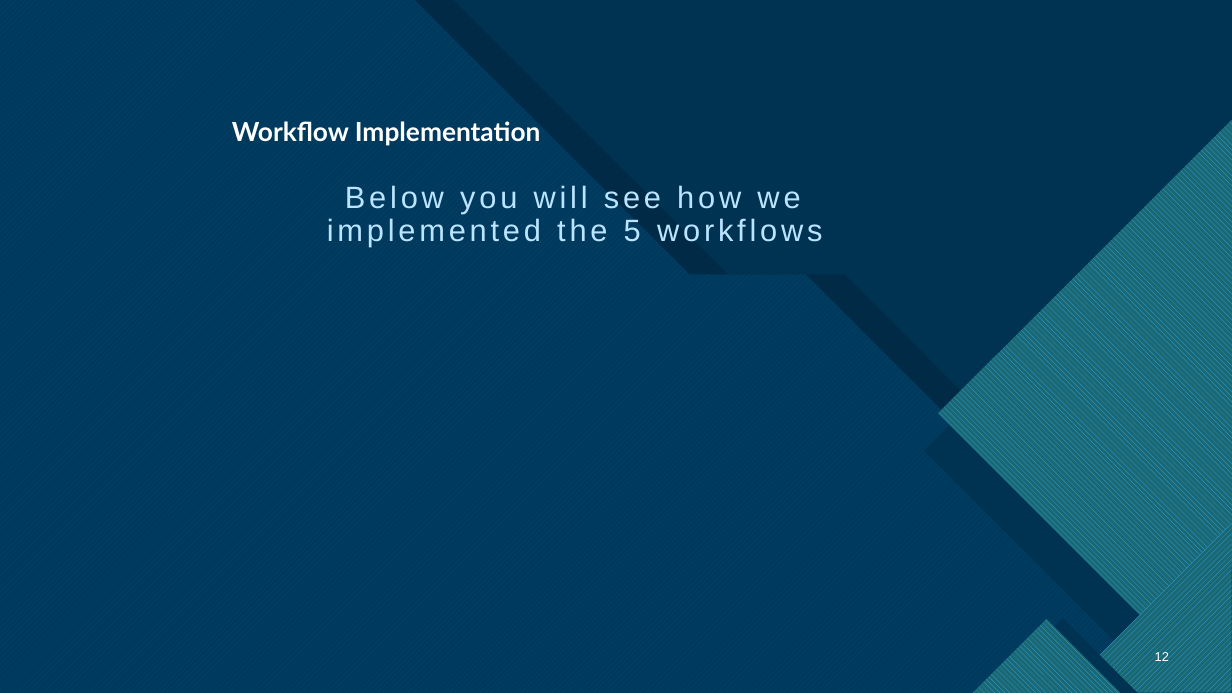
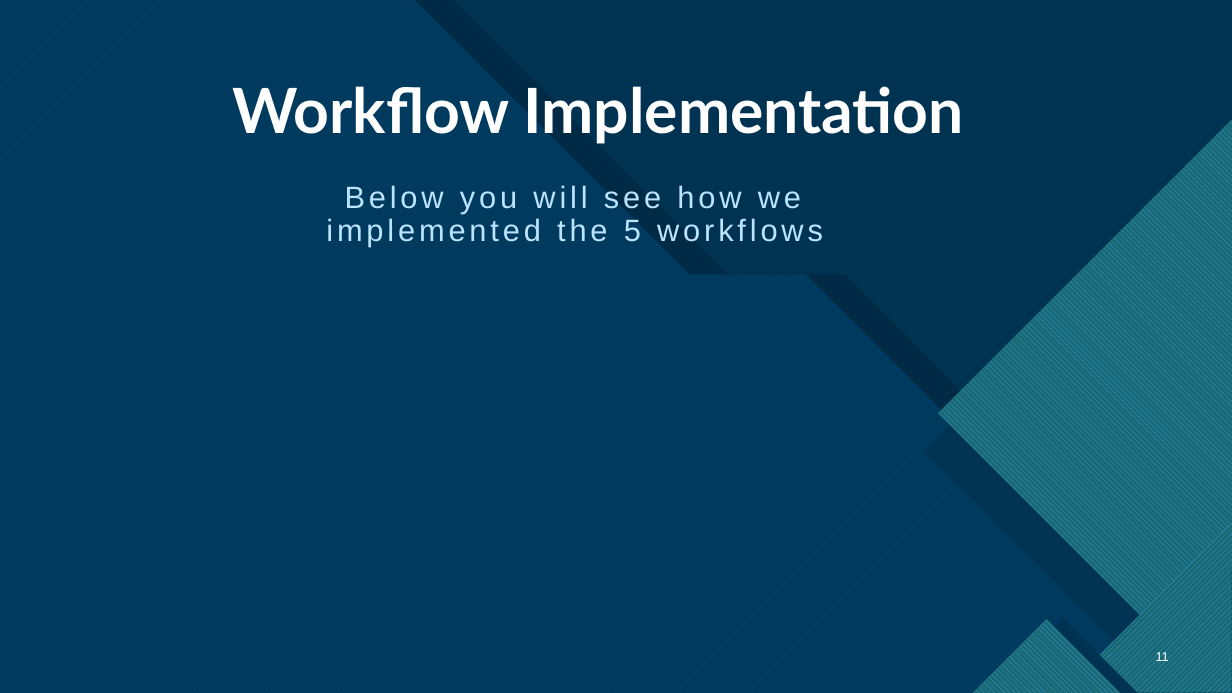
Before and after one commit to JacquelynDeHart/SIMS_CS3321, a slide deck: slide 11 of SE Final SIMS Presentation.pptx (slide 12 before the commit). Drawn at 1232x693 pixels with LibreOffice and Linux fonts; fonts in the diff are those of the drawing. Boxes give left, top, right and bottom in pixels: in the first picture for what was removed or moved away, otherwise in the second. Text is boxed around its words. In the diff, an @@ line names an element or a change of style, - is before the commit and + after.

```diff
--- a/SE Final SIMS Presentation.pptx
+++ b/SE Final SIMS Presentation.pptx
@@ outline redrawn in 4 elements at bbox=[924, 143, 1232, 693], bbox=[1106, 568, 1232, 693], bbox=[0, 0, 1232, 693], bbox=[0, 0, 1232, 693] @@
@@ title "Workflow Implementation" at bbox=[232, 86, 964, 144]: size 20.5 to 48.6 pt @@
@@ freeform shape at bbox=[973, 619, 1122, 693]: rotation 315 to 135 degrees @@
@@ freeform shape at bbox=[988, 618, 1138, 693]: rotation 45 to 225 degrees; outline redrawn @@
@@ page number at bbox=[1156, 651, 1169, 664]: text changed @@
-12
+11
```
Also in this commit, not shown: 17 other slides changed, 1 slide added, 1 slide removed.
